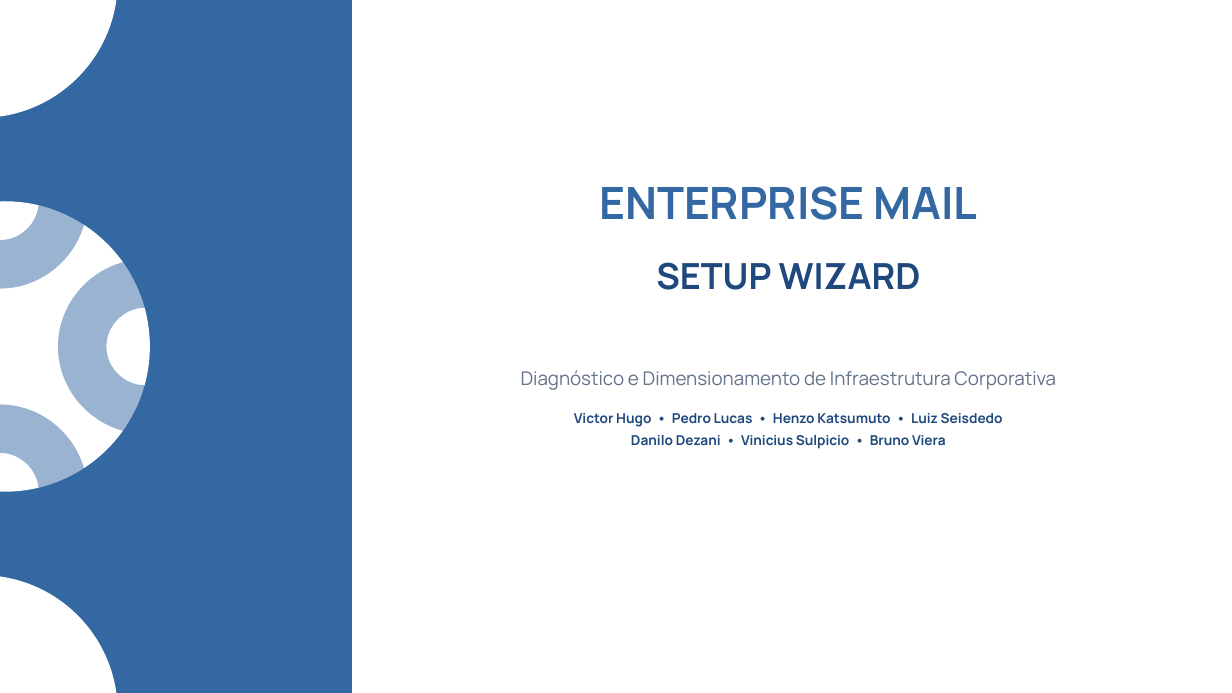
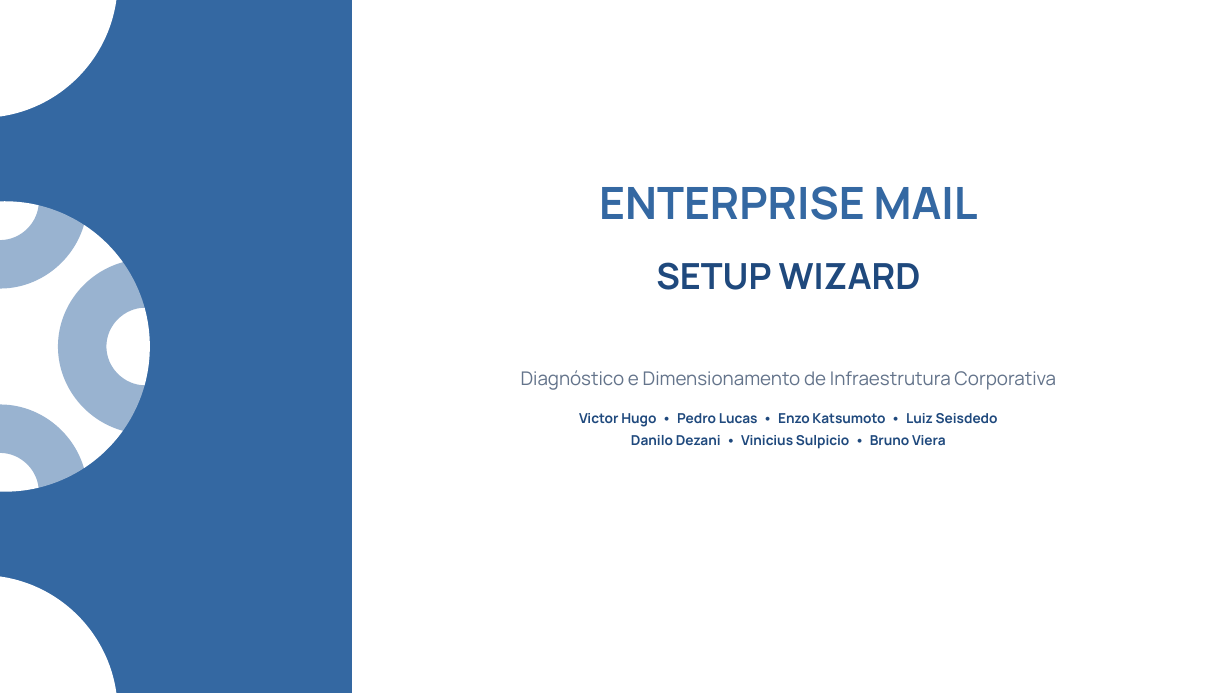
Before and after one commit to Viniciusulpicio/wizard-pattern, a slide deck: slide 1 of PADRAO.pptx. Drawn at 1232x693 pixels with LibreOffice and Linux fonts; fonts in the diff are those of the drawing. Boxes give left, top, right and bottom in pixels: in the first picture for what was removed or moved away, otherwise in the second. Text is boxed around its words. In the diff, an @@ line names an element or a change of style, - is before the commit and + after.

```diff
--- a/PADRAO.pptx
+++ b/PADRAO.pptx
@@ text at (579, 413, 998, 427): text changed @@
-Victor Hugo • Pedro Lucas • Henzo Katsumuto • Luiz Seisdedo
+Victor Hugo • Pedro Lucas • Enzo Katsumoto • Luiz Seisdedo
```
Also in this commit, not shown: 4 other files.
